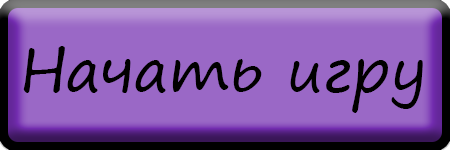
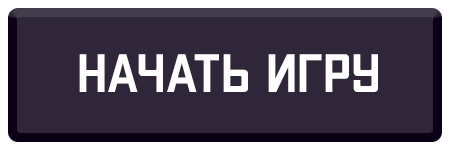
The second 450px x 150px image is a revision of the first. Changes to its layers:
renamed "Начать игру" to "Выход", painted on it over box(23, 46, 423, 113)
